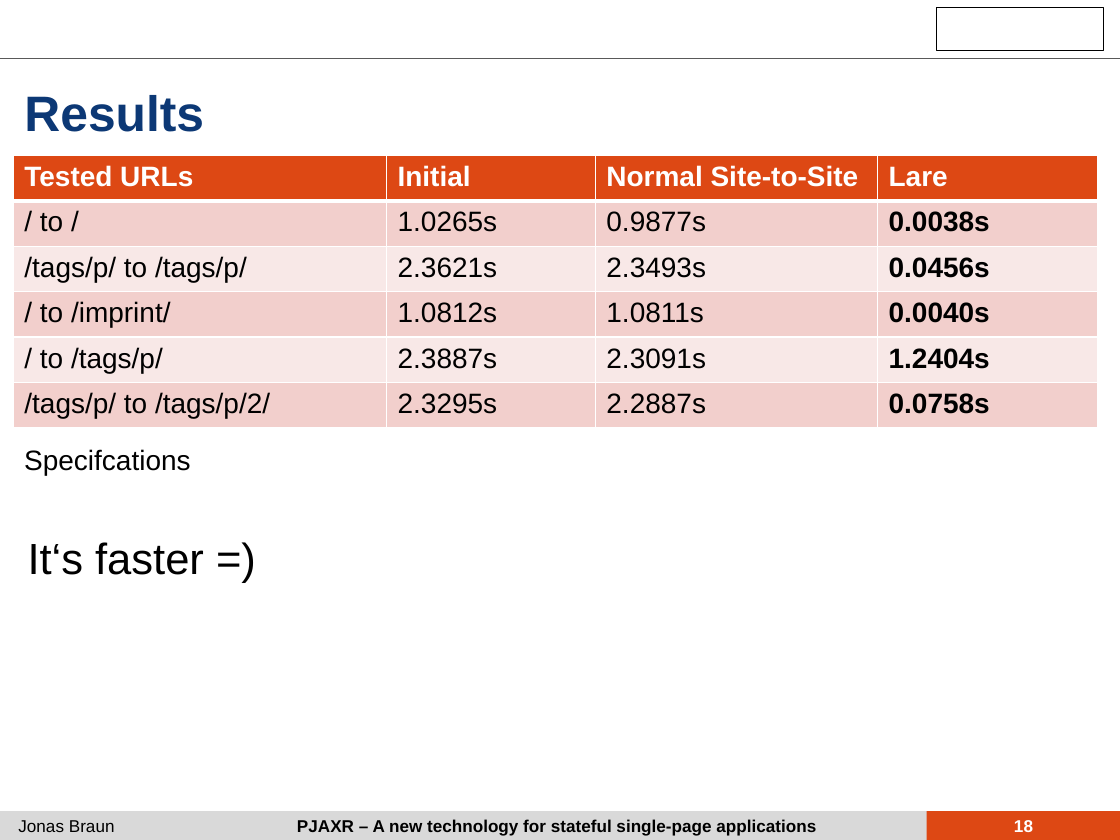
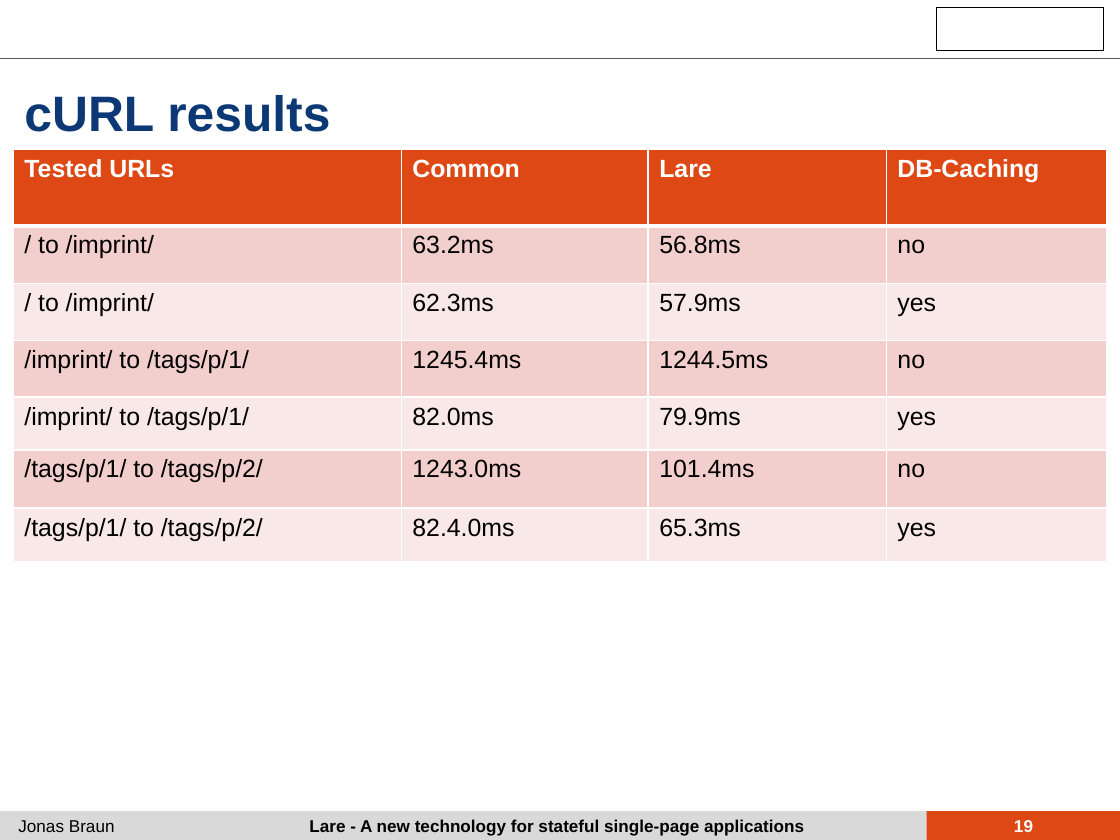
Before and after one commit to iekadou/bachelor-thesis, a slide deck: slide 19 of colloquium/colloquium.pptx (slide 18 before the commit). Drawn at 1120x840 pixels with LibreOffice and Linux fonts; fonts in the diff are those of the drawing; background and template pictures are left out. Boxes give left, top, right and bottom in pixels: in the first picture for what was removed or moved away, otherwise in the second. Text is boxed around its words. In the diff, an @@ line names an element or a change of style, - is before the commit and + after.

```diff
--- a/colloquium/colloquium.pptx
+++ b/colloquium/colloquium.pptx
@@ title at bbox=[24, 95, 330, 132]: text changed @@
-Results
+cURL results
@@ table at bbox=[13, 149, 1107, 561] @@
-row 1: Tested URLs | Initial | Normal Site-to-Site | Lare
-row 2: / to / | 1.0265s | 0.9877s | 0.0038s
-row 3: /tags/p/ to /tags/p/ | 2.3621s | 2.3493s | 0.0456s
-row 4: / to /imprint/ | 1.0812s | 1.0811s | 0.0040s
-row 5: / to /tags/p/ | 2.3887s | 2.3091s | 1.2404s
-row 6: /tags/p/ to /tags/p/2/ | 2.3295s | 2.2887s | 0.0758s
+row 1: Tested URLs | Common | Lare | DB-Caching
+row 2: / to /imprint/ | 63.2ms | 56.8ms | no
+row 3: / to /imprint/ | 62.3ms | 57.9ms | yes
+row 4: /imprint/ to /tags/p/1/ | 1245.4ms | 1244.5ms | no
+row 5: /imprint/ to /tags/p/1/ | 82.0ms | 79.9ms | yes
+row 6: /tags/p/1/ to /tags/p/2/ | 1243.0ms | 101.4ms | no
+row 7: /tags/p/1/ to /tags/p/2/ | 82.4.0ms | 65.3ms | yes
@@ table: place and size @@
-table at bbox=[13, 156, 1098, 428]
+table at bbox=[13, 149, 1107, 561]
@@ text removed at bbox=[24, 449, 190, 475] @@
-Specifcations
@@ text removed at bbox=[28, 542, 204, 575] @@
-It‘s faster =)
@@ text at bbox=[309, 819, 804, 836]: text changed @@
-PJAXR – A new technology for stateful single-page applications
+Lare - A new technology for stateful single-page applications
```
Also in this commit, not shown: 21 other slides changed, 3 slides added, 1 slide removed, 1 other file.
